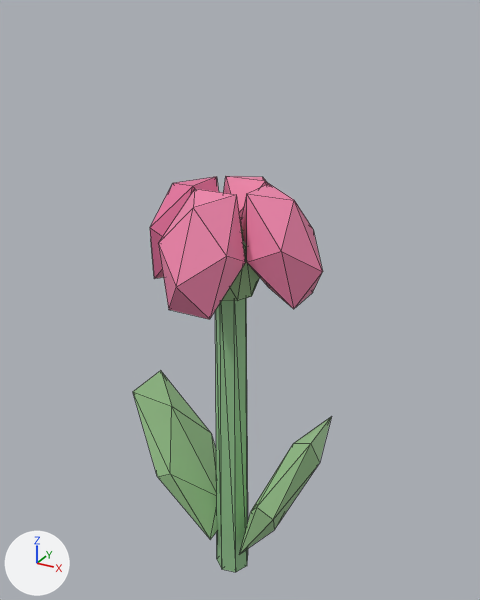
Two versions of the glTF model public/studio/v2.15.0/d_tulip/model.glb, one commit apart.
The view is the same before and after, from a camera (50 mm lens) standing at (2.62, -4.61, 5.1) and looking at (-0.01, 0.16, 2.71). Lighting does not change. The marker at lower left points along +X, +Y and +Z. The first picture is the older version. Mesh edges are drawn as thin lines. Where no turn or scale is listed for an object, it has been applied to the vertices.

Before the edit, the objects in view are built like this:
```python
me_geometry_0 = bpy.data.meshes.new('geometry_0')
me_geometry_0.from_pydata(...)  # a 7-sided cut cone along z (radius 0.17 at the low end, 0.14 at the high end) spanning x -0.15..0.17, y -0.17..0.17, z -0.2..2.95
me_geometry_0.materials.append(mat_defaultmaterial)
me_geometry_1 = bpy.data.meshes.new('geometry_1')
me_geometry_1.from_pydata(...)  # an 8-sided cut cone along z (radius 0.2 at the low end, 0.42 at the high end) spanning x -0.42..0.42, y -0.42..0.42, z 2.85..3.4
me_geometry_1.materials.append(mat_defaultmaterial_001)
me_geometry_2 = bpy.data.meshes.new('geometry_2')
me_geometry_2.from_pydata(...)  # 12 vertices, 20 faces; spans x 0.09..0.83, y -0.306..0.306, z 2.91..3.79
me_geometry_2.materials.append(mat_defaultmaterial_002)
me_geometry_3 = bpy.data.meshes.new('geometry_3')
me_geometry_3.from_pydata(...)  # 12 vertices, 20 faces; spans x -0.83..-0.09, y -0.306..0.306, z 2.91..3.79
me_geometry_3.materials.append(mat_defaultmaterial_003)
me_geometry_7 = bpy.data.meshes.new('geometry_7')
me_geometry_7.from_pydata(...)  # 12 vertices, 20 faces; spans x -0.975..-0.125, y -0.383..0.383, z 0.213..1.687
me_geometry_7.materials.append(mat_defaultmaterial_007)
ob_part0 = bpy.data.objects.new('part0', me_geometry_0)
ob_part0.location = (0.0, 0.0, 0.0)
ob_part1 = bpy.data.objects.new('part1', me_geometry_1)
ob_part1.location = (0.0, 0.0, 0.0)
ob_part2 = bpy.data.objects.new('part2', me_geometry_2)
ob_part2.location = (0.0, 0.0, 0.0)
ob_part3 = bpy.data.objects.new('part3', me_geometry_3)
ob_part3.location = (0.0, 0.0, 0.0)
ob_part7 = bpy.data.objects.new('part7', me_geometry_7)
ob_part7.location = (0.0, 0.0, 0.0)
# also in view: 'part4' at (0.0, 0.46, 3.35); 'part6' at (0.55, 0.0, 0.95); 'part5' at (0.0, -0.46, 3.35)
```
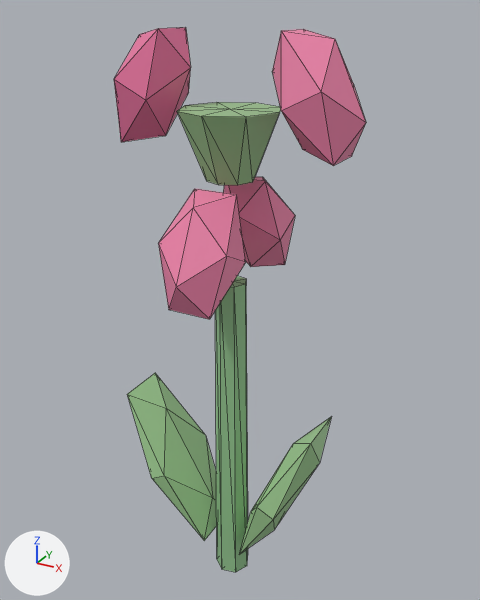
The change, as JSON lines over the scene's bpy script:
```json
{"block": "me_geometry_1", "where": "# used by ob_part1; location = (0.0, 0.0, 0.0)"}
{"op": "remove", "block": "me_geometry_1", "code": "me_geometry_1.from_pydata(...)  # 18 vertices, 32 faces; spans x -0.42..0.42, y -0.42..0.42, z 2.85..3.4"}
{"op": "add", "block": "me_geometry_1", "code": "me_geometry_1.from_pydata(...)  # 18 vertices, 32 faces; spans x -0.42..0.42, y -0.42..0.42, z 3.833..4.383"}
{"block": "me_geometry_1", "change": "me_geometry_1 part 1: the whole mesh is moved by (0.0, 0.0, 0.983)"}
{"block": "me_geometry_2", "where": "# used by ob_part2; location = (0.0, 0.0, 0.0)"}
{"op": "remove", "block": "me_geometry_2", "code": "me_geometry_2.from_pydata(...)  # 12 vertices, 20 faces; spans x 0.09..0.83, y -0.306..0.306, z 2.91..3.79"}
{"op": "add", "block": "me_geometry_2", "code": "me_geometry_2.from_pydata(...)  # 12 vertices, 20 faces; spans x 0.354..1.093, y -0.306..0.306, z 4.078..4.957"}
{"block": "me_geometry_2", "change": "me_geometry_2 part 2: the whole mesh is moved by (0.264, 0.0, 1.167)"}
{"block": "me_geometry_3", "where": "# used by ob_part3; location = (0.0, 0.0, 0.0)"}
{"op": "remove", "block": "me_geometry_3", "code": "me_geometry_3.from_pydata(...)  # 12 vertices, 20 faces; spans x -0.83..-0.09, y -0.306..0.306, z 2.91..3.79"}
{"op": "add", "block": "me_geometry_3", "code": "me_geometry_3.from_pydata(...)  # 12 vertices, 20 faces; spans x -1.093..-0.354, y -0.306..0.306, z 4.078..4.957"}
{"block": "me_geometry_3", "change": "me_geometry_3 part 3: the whole mesh is moved by (-0.264, 0.0, 1.167)"}
{"block": "me_geometry_7", "where": "# used by ob_part7; location = (0.0, 0.0, 0.0)"}
{"op": "remove", "block": "me_geometry_7", "code": "me_geometry_7.from_pydata(...)  # 12 vertices, 20 faces; spans x -0.975..-0.125, y -0.383..0.383, z 0.213..1.687"}
{"op": "add", "block": "me_geometry_7", "code": "me_geometry_7.from_pydata(...)  # 12 vertices, 20 faces; spans x -1.047..-0.196, y -0.383..0.383, z 0.166..1.64"}
{"block": "me_geometry_7", "change": "me_geometry_7 part 4: the whole mesh is moved by (-0.071, 0.0, -0.047)"}
```

Changed parts and their boxes [x1, y1, x2, y2] in the pictures (480 x 600 px):
```json
{"object": "part2", "change": "moved", "before": [241, 183, 323, 309], "after": [272, 29, 366, 166]}
{"object": "part7", "change": "moved", "before": [133, 371, 218, 540], "after": [127, 373, 217, 541]}
{"object": "part3", "change": "moved", "before": [150, 177, 218, 279], "after": [114, 27, 191, 142]}
{"object": "part1", "change": "moved", "before": [222, 227, 260, 301], "after": [177, 102, 281, 185]}
{"object": "part4", "change": "unchanged, uncovered by the edit", "before": [224, 176, 268, 227], "after": [224, 177, 295, 267]}
```
